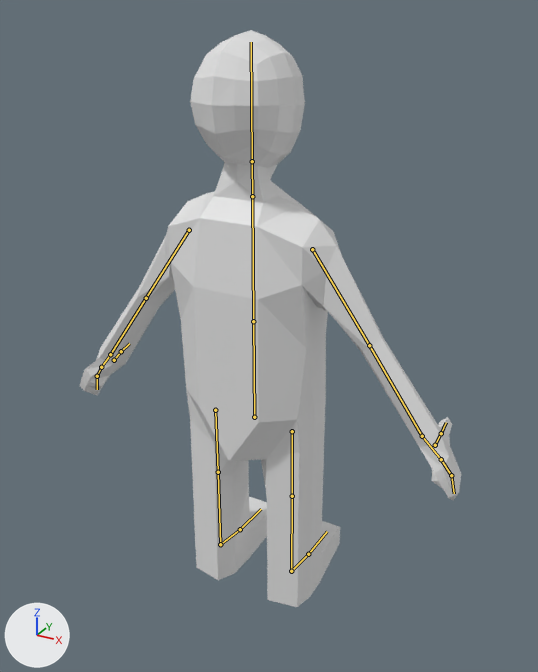
A saved change to the Blender file models/heroes/omi.blend.
Before and after are seen from a 50 mm camera at (3.05, -5.81, 5.36) aimed at (-0.01, -0.23, 2.56). Every picture has the same lights, and +X, +Y and +Z are marked at lower left. The bones that bend it are drawn over the model as lines.
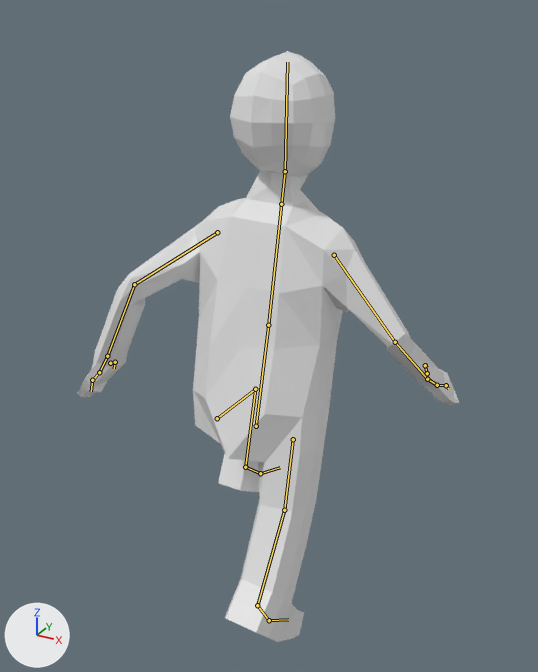
The newer file adds an action. The first version stands in its rest pose; the second is drawn at frame 1 of the action 'jumpUp'.

Pixel boxes (x1, y1, x2, y2) of what changed, in the pictures (538 x 672 px):
'Cube', posed
    before: (80, 30, 461, 607)
    after: (77, 51, 459, 642)
bone 'torso', root to tip
    before: (254, 417) to (253, 321)
    after: (256, 426) to (268, 325)
bone 'chest', root to tip
    before: (253, 321) to (252, 196)
    after: (268, 325) to (281, 204)
bone 'head', root to tip
    before: (252, 161) to (251, 42)
    after: (285, 171) to (287, 62)
bone 'upper_arm.L', root to tip
    before: (189, 230) to (146, 298)
    after: (217, 232) to (134, 284)
bone 'lower_arm.L', root to tip
    before: (146, 298) to (110, 354)
    after: (134, 284) to (107, 356)
bone 'hand_2.L', root to tip
    before: (101, 367) to (97, 376)
    after: (99, 372) to (92, 380)
bone 'thumb_1.L', root to tip
    before: (114, 360) to (121, 351)
    after: (110, 363) to (115, 362)
bone 'thumb_2.L', root to tip
    before: (121, 351) to (129, 343)
    after: (115, 362) to (114, 368)
bone 'upper_arm.R', root to tip
    before: (312, 249) to (369, 345)
    after: (334, 255) to (395, 342)
bone 'lower_arm.R', root to tip
    before: (369, 345) to (422, 436)
    after: (395, 342) to (427, 379)
bone 'hand_2.R', root to tip
    before: (441, 459) to (451, 475)
    after: (437, 385) to (446, 385)
bone 'thumb_1.R', root to tip
    before: (435, 445) to (441, 433)
    after: (427, 373) to (425, 365)
bone 'thumb_2.R', root to tip
    before: (441, 433) to (446, 422)
    after: (425, 365) to (427, 365)

The change in detail:
Bone 'torso' (bone_torso) moves from (0.0, 0.0, 0.0) to (0.0, -0.11, -0.02).
Bone 'torso' (bone_torso) turns from (0, 0, 0) to (-17, 0, 1) degrees about its own x, y and z.
Bone 'chest' (bone_chest) turns from (0, 0, 0) to (-9, -1, -1) degrees about its own x, y and z.
Bone 'head' (bone_head) turns from (0, 0, 0) to (10, 0, 0) degrees about its own x, y and z.
Bone 'upper_arm.L' (bone_upper_arm_l) turns from (0, 0, 0) to (-27, 6, 27) degrees about its own x, y and z.
Bone 'lower_arm.L' (bone_lower_arm_l) turns from (0, 0, 0) to (21, -3, -45) degrees about its own x, y and z.
Bone 'hand_2.L' (bone_hand_2_l) turns from (0, 0, 0) to (15, -5, 12) degrees about its own x, y and z.
Bone 'thumb_1.L' (bone_thumb_1_l) turns from (0, 0, 0) to (-49, 29, -14) degrees about its own x, y and z.
Bone 'thumb_2.L' (bone_thumb_2_l) turns from (0, 0, 0) to (-32, -1, 9) degrees about its own x, y and z.
Bone 'upper_arm.R' (bone_upper_arm_r) turns from (0, 0, 0) to (8, 12, -4) degrees about its own x, y and z.
Bone 'lower_arm.R' (bone_lower_arm_r) turns from (0, 0, 0) to (22, -27, 44) degrees about its own x, y and z.
Bone 'hand_2.R' (bone_hand_2_r) turns from (0, 0, 0) to (15, 5, -12) degrees about its own x, y and z.
Bone 'thumb_1.R' (bone_thumb_1_r) turns from (0, 0, 0) to (-49, -29, 14) degrees about its own x, y and z.
Bone 'thumb_2.R' (bone_thumb_2_r) turns from (0, 0, 0) to (-32, 1, -9) degrees about its own x, y and z.
Bone 'leg_control.L' (bone_leg_control_l) moves from (0.0, 0.0, 0.0) to (-0.02, 0.5, 0.76).
Bone 'leg_control.L' (bone_leg_control_l) turns from (0, 0, 0) to (-29, -3, 0) degrees about its own x, y and z.
Bone 'toes_control.L' (bone_toes_control_l) turns from (0, 0, 0) to (12, 0, 0) degrees about its own x, y and z.
Bone 'leg_control.R' (bone_leg_control_r) moves from (0.0, 0.0, 0.0) to (-0.04, -0.72, 0.31).
Bone 'leg_control.R' (bone_leg_control_r) turns from (0, 0, 0) to (-49, -1, -3) degrees about its own x, y and z.
Bone 'toes_control.R' (bone_toes_control_r) turns from (0, 0, 0) to (15, -3, -1) degrees about its own x, y and z.
